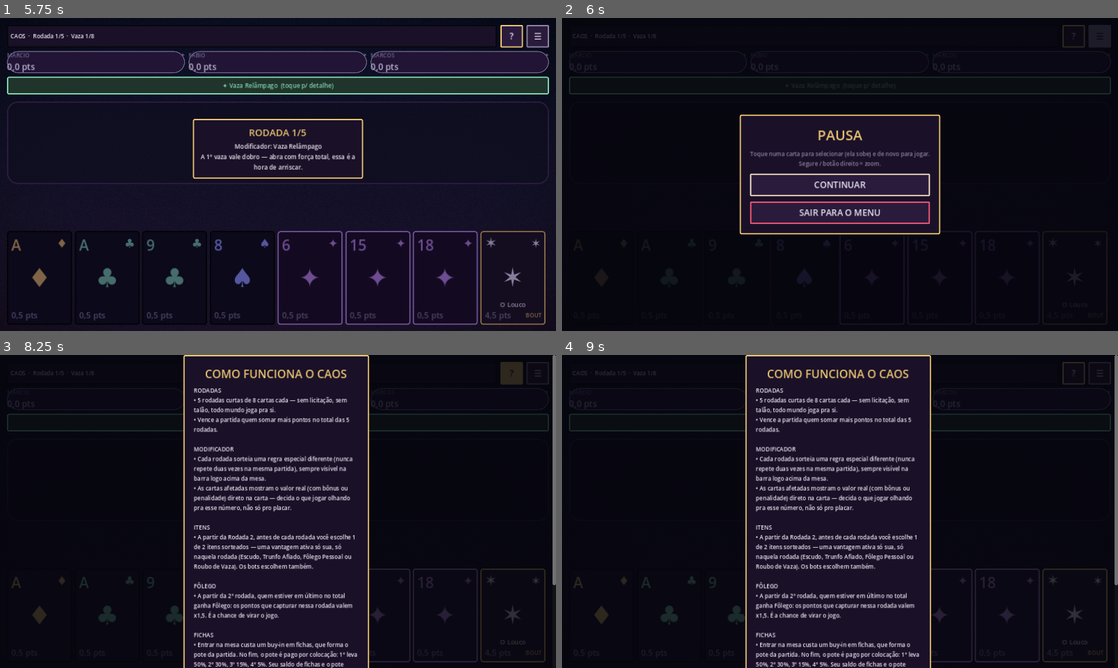
Above: before the commit, frames 1-4 (two rows, left to right).
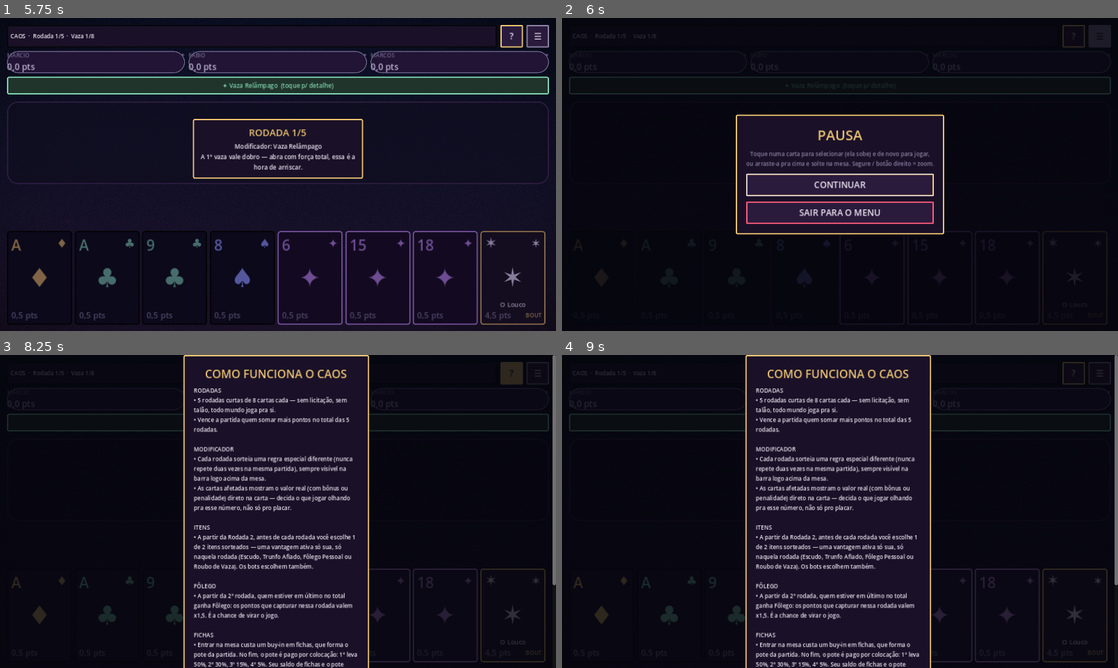
Above: after the commit, the same moments.

Repository: bluumcc/tarolo
Game: Godot game, scene res://scenes/MainMenu.tscn
The game is run twice, just before and just after one commit, with the same random seed, the same clock (stepped at 60 frames per second) and the same inputs.
Inputs:
- Up to frame 1 (5.75 s): click "MODO CAOS" at 0.5 s; click "COMO JOGAR" at 1.25 s; click "COMO JOGAR" at 2 s; click "MODO VANILLA" at 2.75 s; click "MODO RANQUEADO" at 3.5 s; click "COSMÉTICOS" at 4.25 s; click "ENTRAR NA MESA" at 5 s
- Up to frame 2 (6 s): click "☰" at 5.75 s
- Up to frame 3 (8.25 s): click "?" at 6.5 s; click "CONTINUAR" at 7.25 s; click "?" at 8 s
- Up to frame 4 (9 s): click "☰" at 8.75 s

Frame 1 is identical in both runs. In frame 2, 1.0% of the frame differs, in the area x 31-69%, y 30-70%; in frame 3, less than 0.1%; in frame 4, less than 0.1%.

Commit message:
Arrastar a carta pra cima joga na mesa; bots pensam um tempinho
- HandScroller lê o gesto nos primeiros pixels: mais horizontal rola a mão (igual
  antes), mais vertical pra cima arrasta a carta jogável. A carta acompanha o dedo
  (endireita e cresce ao passar do limite de 130px); soltando além do limite, é jogada
  saindo do ponto onde foi solta; senão volta pra mão no mesmo lugar. Tocar e tocar de
  novo continua funcionando. Vale pro Vanilla, Ranqueado e Caos. Testes de gesto novos.
- Bots esperam 0,9 a 1,5 s antes de jogar (e 0,8 a 1,4 s pra licitar), com
  "X está pensando…"; a vaza fica mais tempo na mesa antes de recolher.

Co-Authored-By: Claude Sonnet 5.5 <noreply@anthropic.com>
Claude-Session: https://claude.ai/code/session_011qPhSZ6VtyM6UvSSPJpf4k

Diff:
--- a/scripts/ui/card_view.gd
+++ b/scripts/ui/card_view.gd
@@ -148,6 +148,10 @@
 			_moved = true
 
 
+func is_pressing() -> bool:
+	return _pressing
+
+
 ## Chamado pela rolagem da mão quando o arrasto começa: esse toque vira rolagem, não jogada.
 func cancel_press() -> void:
 	_pressing = false
--- a/scripts/ui/chaos_scene.gd
+++ b/scripts/ui/chaos_scene.gd
@@ -28,6 +28,8 @@
 var table_center: Panel
 var hand_container: Control
 var selected_view: CardView
+var throw_from := Vector2.ZERO
+var has_throw_from := false
 var status_label: Label
 var trick_label: Label
 var info_label: Label
@@ -265,6 +267,10 @@
 	popup_layer.z_index = 20
 	add_child(popup_layer)
 
+	var hand_scroller := hand_container.get_parent() as HandScroller
+	hand_scroller.ghost_layer = popup_layer
+	hand_scroller.throw_requested.connect(_on_card_thrown)
+
 	overlay_layer = Control.new()
 	overlay_layer.set_anchors_and_offsets_preset(Control.PRESET_FULL_RECT)
 	overlay_layer.mouse_filter = Control.MOUSE_FILTER_IGNORE
@@ -477,7 +483,7 @@
 		if p == 0 and not GameState.autoplay:
 			card = await _wait_human()
 		else:
-			await _wait(0.3)
+			await _wait(0.9 if p == 0 else bot_rng.randf_range(0.9, 1.5))
 			if not is_inside_tree():
 				return
 			card = BotAI.choose(engine.hands[p], engine.plays, p, engine.num_players, int(config["difficulty"][p]), bot_rng, engine.louco_can_win())
@@ -591,6 +597,15 @@
 	Sfx.play("tick")
 
 
+## Carta arrastada pra cima e solta além do limite: joga, saindo do ponto onde foi solta.
+func _on_card_thrown(view: CardView, drop_global: Vector2) -> void:
+	if not human_turn or not view.playable:
+		return
+	throw_from = drop_global
+	has_throw_from = true
+	_on_card_play(view)
+
+
 func _on_card_play(view: CardView) -> void:
 	if not human_turn or not view.playable:
 		return
@@ -601,6 +616,9 @@
 
 func _source_position(player: int, card: CardData) -> Vector2:
 	if player == 0:
+		if has_throw_from:
+			has_throw_from = false
+			return throw_from
 		for c in hand_container.get_children():
 			if (c as CardView).data == card:
 				return (c as CardView).body.global_position
@@ -851,7 +869,7 @@
 	v.custom_minimum_size = Vector2(320, 0)
 	box.add_child(v)
 	v.add_child(UIKit.label("PAUSA", 32, UIKit.GOLD, HORIZONTAL_ALIGNMENT_CENTER))
-	v.add_child(UIKit.label("Toque numa carta para selecionar (ela sobe) e de novo para jogar.\nSegure / botão direito = zoom.", 13, UIKit.MUTED, HORIZONTAL_ALIGNMENT_CENTER))
+	v.add_child(UIKit.label("Toque numa carta para selecionar (ela sobe) e de novo para jogar,\nou arraste-a pra cima e solte na mesa. Segure / botão direito = zoom.", 13, UIKit.MUTED, HORIZONTAL_ALIGNMENT_CENTER))
 	paused = true
 	ov.tree_exited.connect(func(): paused = false)
 	var resume := UIKit.button("CONTINUAR")
--- a/scripts/ui/game_scene.gd
+++ b/scripts/ui/game_scene.gd
@@ -64,6 +64,8 @@
 var hand_container: Control
 var turn_hint: Label
 var selected_view: CardView
+var throw_from := Vector2.ZERO
+var has_throw_from := false
 var status_label: Label
 var trick_label: Label           # resultado transitório da última vaza
 var info_label: Label
@@ -176,6 +178,10 @@
 	popup_layer.mouse_filter = Control.MOUSE_FILTER_IGNORE
 	popup_layer.z_index = 20
 	add_child(popup_layer)
+
+	var hand_scroller := hand_container.get_parent() as HandScroller
+	hand_scroller.ghost_layer = popup_layer
+	hand_scroller.throw_requested.connect(_on_card_thrown)
 
 	overlay_layer = Control.new()
 	overlay_layer.set_anchors_and_offsets_preset(Control.PRESET_FULL_RECT)
@@ -831,7 +837,7 @@
 				choice = await _wait_human_bid()
 			else:
 				status_label.text = "%s está decidindo..." % config["names"][p] if p != 0 else "Autoplay..."
-				await _wait(0.35 if not tutorial else 0.7)
+				await _wait(bot_rng.randf_range(0.8, 1.4) if not tutorial else 1.0)
 				if not is_inside_tree():
 					return
 				var opts := engine.bid_options(p)
@@ -1101,8 +1107,8 @@
 		if p == 0 and not GameState.autoplay:
 			card = await _wait_human()
 		else:
-			status_label.text = "Vez de %s..." % config["names"][p] if p != 0 else "Autoplay..."
-			await _wait(0.45 if p != 0 else 0.25)
+			status_label.text = "%s está pensando…" % config["names"][p] if p != 0 else "Autoplay..."
+			await _wait(_think_time(p))
 			if not is_inside_tree():
 				return
 			card = BotAI.choose(engine.hands[p], engine.plays, p, engine.num_players, int(config["difficulty"][p]), bot_rng)
@@ -1124,6 +1130,14 @@
 		_finish_match()
 
 
+## Quanto um bot "pensa" antes de jogar: um tempinho variável, pra dar pra acompanhar a
+## mesa (e sentir que tem alguém do outro lado). Você mesmo (autoplay) joga rápido.
+func _think_time(p: int) -> float:
+	if p == 0:
+		return 0.25
+	return bot_rng.randf_range(0.9, 1.5)
+
+
 func _wait(seconds: float) -> void:
 	await get_tree().create_timer(GameState.anim(seconds)).timeout
 	while paused and is_inside_tree():
@@ -1232,6 +1246,15 @@
 	Sfx.play("tick")
 
 
+## Carta arrastada pra cima e solta além do limite: joga, saindo do ponto onde foi solta.
+func _on_card_thrown(view: CardView, drop_global: Vector2) -> void:
+	if not human_turn or not view.playable:
+		return
+	throw_from = drop_global
+	has_throw_from = true
+	_on_card_play(view)
+
+
 func _on_card_play(view: CardView) -> void:
 	if not human_turn or not view.playable:
 		return
@@ -1243,6 +1266,9 @@
 
 func _source_position(player: int, card: CardData) -> Vector2:
 	if player == 0:
+		if has_throw_from:
+			has_throw_from = false
+			return throw_from
 		for c in hand_container.get_children():
 			if (c as CardView).data == card:
 				return (c as CardView).body.global_position
@@ -1278,7 +1304,7 @@
 	for v in table_views:
 		if int(v["player"]) == winner:
 			win_view = v["view"]
-	await _wait(0.2)
+	await _wait(0.5)
 	if not is_inside_tree():
 		return
 	if win_view:
@@ -1304,7 +1330,7 @@
 	_float_points(winner, points)
 	_boss_scores(winner)
 	_refresh_boss(true)
-	await _wait(0.75)
+	await _wait(1.0)
 	if not is_inside_tree():
 		return
 
@@ -1534,7 +1560,7 @@
 	v.custom_minimum_size = Vector2(320, 0)
 	box.add_child(v)
 	v.add_child(UIKit.label("PAUSA", 32, UIKit.GOLD, HORIZONTAL_ALIGNMENT_CENTER))
-	v.add_child(UIKit.label("Toque numa carta para selecionar (ela sobe) e de novo para jogar.\nSegure / botão direito = zoom.", 13, UIKit.MUTED, HORIZONTAL_ALIGNMENT_CENTER))
+	v.add_child(UIKit.label("Toque numa carta para selecionar (ela sobe) e de novo para jogar,\nou arraste-a pra cima e solte na mesa. Segure / botão direito = zoom.", 13, UIKit.MUTED, HORIZONTAL_ALIGNMENT_CENTER))
 	paused = true
 	ov.tree_exited.connect(func(): paused = false)
 	var resume := UIKit.button("CONTINUAR")
--- a/scripts/ui/hand_scroller.gd
+++ b/scripts/ui/hand_scroller.gd
@@ -1,19 +1,30 @@
 class_name HandScroller
 extends Control
-## Rolagem lateral da mão, feita à mão (em vez do ScrollContainer): arrastar em qualquer
-## ponto da faixa da mão rola de lado — no dedo (o toque vira mouse) e no mouse. O
-## ScrollContainer do Godot dependia do toque chegar nele através das cartas, e no
-## celular isso falhava; aqui o arrasto é lido antes de qualquer carta e, quando passa
-## da zona morta, as cartas são avisadas pra não contarem como toque.
+## Faixa da mão, com dois gestos lidos aqui (antes de qualquer carta):
+## - arrastar de lado rola a mão;
+## - arrastar uma carta jogável pra CIMA a solta na mesa: a carta acompanha o dedo e, se
+##   passar do limite, é jogada; senão volta pra mão, no mesmo lugar.
+## O gesto é decidido nos primeiros pixels: mais horizontal = rolagem, mais vertical pra
+## cima = arrasto da carta. Toque parado continua selecionando a carta (ver CardView).
+
+signal throw_requested(view: CardView, drop_global: Vector2)
 
 const DEADZONE := 14.0
+const THROW_DISTANCE := 130.0
+const CARD_SCENE := preload("res://scenes/Card.tscn")
 
 var content: Control
+var ghost_layer: Control        # camada por cima de tudo, onde a carta arrastada aparece
 var scroll_x := 0.0
 var _pressing := false
-var _dragging := false
-var _press_x := 0.0
+var _mode := ""                 # "" = ainda decidindo · "scroll" · "card" · "none"
+var _press_pos := Vector2.ZERO
 var _start_scroll := 0.0
+var _card: CardView
+var _ghost: CardView
+var _ghost_origin := Vector2.ZERO
+var _base_scale := Vector2.ONE
+var _armed := false
 
 
 func _init() -> void:
@@ -63,14 +74,16 @@
 			if mb.pressed:
 				if get_global_rect().has_point(mb.global_position):
 					_pressing = true
-					_dragging = false
-					_press_x = mb.global_position.x
+					_mode = ""
+					_press_pos = mb.global_position
 					_start_scroll = scroll_x
 			else:
-				if _dragging:
+				if _mode == "card":
+					_finish_card_drag()
+				if _mode != "":
 					get_viewport().set_input_as_handled()
 				_pressing = false
-				_dragging = false
+				_mode = ""
 		elif mb.pressed and get_global_rect().has_point(mb.global_position):
 			match mb.button_index:
 				MOUSE_BUTTON_WHEEL_UP, MOUSE_BUTTON_WHEEL_LEFT:
@@ -78,15 +91,92 @@
 				MOUSE_BUTTON_WHEEL_DOWN, MOUSE_BUTTON_WHEEL_RIGHT:
 					set_scroll(scroll_x + 90.0)
 	elif event is InputEventMouseMotion and _pressing:
-		var dx := (event as InputEventMouseMotion).global_position.x - _press_x
-		if not _dragging and absf(dx) > DEADZONE:
-			_dragging = true
-			for c in content.get_children():
-				if c is CardView:
-					(c as CardView).cancel_press()
-		if _dragging:
-			set_scroll(_start_scroll - dx)
+		var d := (event as InputEventMouseMotion).global_position - _press_pos
+		if _mode == "" and d.length() > DEADZONE:
+			_decide_gesture(d)
+		match _mode:
+			"scroll":
+				set_scroll(_start_scroll - d.x)
+			"card":
+				_update_card_drag(d)
+		if _mode != "":
 			get_viewport().set_input_as_handled()
+
+
+func _decide_gesture(d: Vector2) -> void:
+	var pressed := _pressed_card()
+	for c in content.get_children():
+		if c is CardView:
+			(c as CardView).cancel_press()   # esse toque virou gesto: não conta como toque
+	if absf(d.x) >= absf(d.y):
+		_mode = "scroll"
+	elif d.y < 0.0 and pressed != null and pressed.playable and ghost_layer != null:
+		_mode = "card"
+		_begin_card_drag(pressed)
+	else:
+		_mode = "none"
+
+
+func _pressed_card() -> CardView:
+	for c in content.get_children():
+		if c is CardView and (c as CardView).is_pressing():
+			return c
+	return null
+
+
+func _begin_card_drag(c: CardView) -> void:
+	_card = c
+	_ghost = CARD_SCENE.instantiate()
+	_ghost.setup(c.data, true)
+	_ghost.interactive = false
+	_ghost.mouse_filter = Control.MOUSE_FILTER_IGNORE
+	ghost_layer.add_child(_ghost)
+	_ghost.pivot_offset = c.pivot_offset
+	_ghost.rotation = c.rotation
+	_ghost.scale = c.scale
+	_ghost.global_position = c.global_position
+	_ghost.set_selected(c.selected)
+	_ghost_origin = c.global_position
+	_base_scale = c.scale
+	_armed = false
+	c.visible = false
+
+
+func _update_card_drag(d: Vector2) -> void:
+	if _ghost == null or not is_instance_valid(_ghost):
+		return
+	_ghost.global_position = _ghost_origin + d
+	var up := maxf(0.0, -d.y)
+	_ghost.rotation = lerp_angle(_card.rotation, 0.0, clampf(up / THROW_DISTANCE, 0.0, 1.0))
+	var armed_now := up >= THROW_DISTANCE
+	if armed_now != _armed:
+		_armed = armed_now
+		create_tween().tween_property(_ghost, "scale", _base_scale * (1.12 if _armed else 1.0), 0.1)
+
+
+func _finish_card_drag() -> void:
+	if _ghost == null or not is_instance_valid(_ghost) or _card == null or not is_instance_valid(_card):
+		_ghost = null
+		_card = null
+		return
+	var g := _ghost
+	var c := _card
+	_ghost = null
+	_card = null
+	if _armed:
+		var drop := g.global_position
+		g.queue_free()
+		throw_requested.emit(c, drop)
+		return
+	# não passou do limite: volta pra mão, no mesmo lugar
+	var tw := create_tween().set_parallel(true).set_trans(Tween.TRANS_CUBIC).set_ease(Tween.EASE_OUT)
+	tw.tween_property(g, "global_position", _ghost_origin, 0.22)
+	tw.tween_property(g, "rotation", c.rotation, 0.22)
+	tw.tween_property(g, "scale", _base_scale, 0.22)
+	tw.chain().tween_callback(func():
+		if is_instance_valid(c):
+			c.visible = true
+		g.queue_free())
 
 
 func _draw() -> void:
--- a/tests/hand_scroll_test.gd
+++ b/tests/hand_scroll_test.gd
@@ -5,6 +5,7 @@
 
 var failures := 0
 var taps := 0
+var throws := 0
 
 
 func check(cond: bool, msg: String) -> void:
@@ -51,6 +52,11 @@
 	content.add_child(card)
 	card.position = Vector2(0, 0)
 	card.tapped.connect(func(_v): taps += 1)
+	card.set_playable(true)
+	var layer := Control.new()
+	add_child(layer)
+	scroller.ghost_layer = layer
+	scroller.throw_requested.connect(func(_v, _p): throws += 1)
 	await _frames()
 	check(scroller.max_scroll() == 600.0, "max_scroll = 600 (900 - 300), veio %s" % scroller.max_scroll())
 
@@ -83,5 +89,46 @@
 	scroller.reveal(700.0, 150.0)
 	check(scroller.scroll_x + scroller.size.x >= 850.0, "reveal mostra a carta do fim")
 
+
+	# arrasto pra cima além do limite: a carta é jogada e a rolagem não mexe
+	scroller.set_scroll(0.0)
+	await _frames()
+	_mouse(Vector2(100, 150), true)
+	await _frames(1)
+	_move(Vector2(100, 120))
+	await _frames(1)
+	check(layer.get_child_count() == 1, "carta arrastada aparece na camada de cima")
+	_move(Vector2(100, -50))
+	await _frames(1)
+	_mouse(Vector2(100, -50), false)
+	await _frames()
+	check(throws == 1, "arrasto de 200px pra cima joga a carta (throws=%d)" % throws)
+	check(scroller.scroll_x == 0.0, "arrastar a carta pra cima não rola a mão")
+	check(layer.get_child_count() == 0, "a carta fantasma some ao jogar")
+
+	# arrasto curto pra cima: a carta volta pra mão, no mesmo lugar
+	card.visible = true
+	_mouse(Vector2(100, 150), true)
+	await _frames(1)
+	_move(Vector2(100, 120))
+	await _frames(1)
+	_move(Vector2(100, 90))
+	await _frames(1)
+	_mouse(Vector2(100, 90), false)
+	await get_tree().create_timer(0.5).timeout
+	check(throws == 1, "arrasto curto não joga (throws=%d)" % throws)
+	check(card.visible, "a carta volta a aparecer na mão")
+	check(layer.get_child_count() == 0, "a carta fantasma some ao voltar")
+	check(taps == 1, "arrasto curto também não vira toque (taps=%d)" % taps)
+
+	# arrasto pra baixo: nada acontece
+	_mouse(Vector2(100, 100), true)
+	await _frames(1)
+	_move(Vector2(100, 200))
+	await _frames(1)
+	_mouse(Vector2(100, 200), false)
+	await _frames()
+	check(throws == 1 and card.visible and taps == 1, "arrasto pra baixo não faz nada")
+
 	print("HANDSCROLL: %s" % ("OK" if failures == 0 else "%d falhas" % failures))
 	get_tree().quit(1 if failures > 0 else 0)
